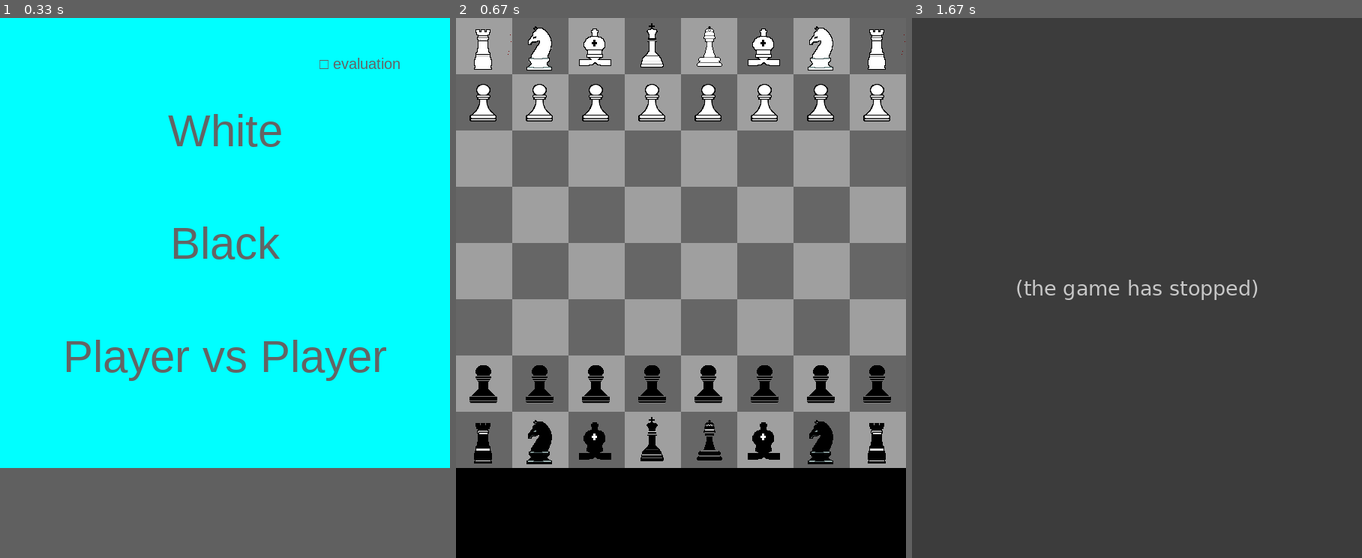
Above: before the commit, frames 1-3 (left to right).
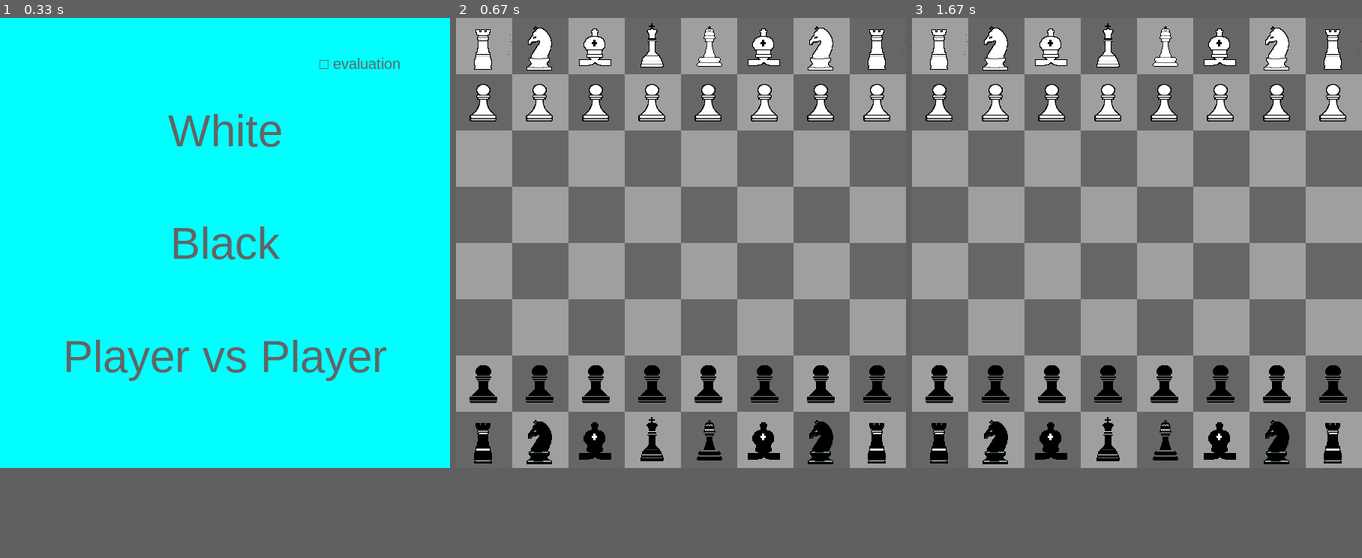
Above: after the commit, the same moments.

Repository: KallePalmunen/Shakkibotti
Game: pygame game, started from pygametester.py
The game is run twice, just before and just after one commit, with the same random seed, the same clock (stepped at 60 frames per second) and the same inputs.
Inputs:
- Up to frame 1 (0.33 s): no input
- Up to frame 2 (0.67 s): click "Player vs Player" at 0.38 s
- Up to frame 3 (1.67 s): no input
In our replay, in frame 2 the window is 600x720 before the commit and 600x600 after it. These sizes can differ from the game's own. Grey fills any space a smaller window leaves; there, only what the larger window draws over its background counts as a difference.

Frame 1 is identical in both runs. In frame 2, only the window size differs. In frame 3, 83% of the frame differs, in the area x 0-100%, y 0-84%.
Error before the commit: NameError: name 'time0' is not defined (pygametester.py line 364); the game stopped at 1.4 s (later frames are placeholders)

Commit message:
Defined time0 variable at the start of pygametester

Diff:
--- a/pygametester.py
+++ b/pygametester.py
@@ -33,7 +33,8 @@
 clock2 = 180
 increment = 2
 seconds = 0
-clockon = True
+clockon = False
+time0 = time.time()
 
 screen = pygame.display.set_mode([x, y])
 
